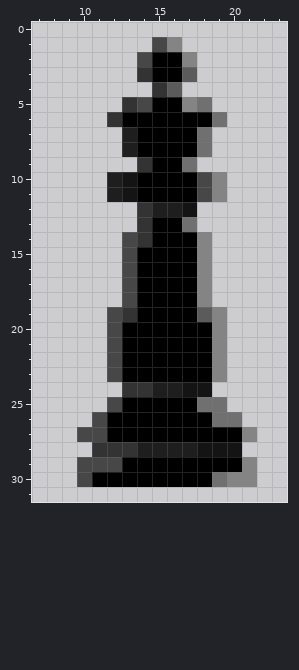
Pixel-art sprite: assets/textures/pieces/king_b.png. The picture above is the old version.
The file is 32x32 pixels. Colours within 5 levels of each other are drawn and written as one. Shown: x 7..23, y 0..31.
The result:
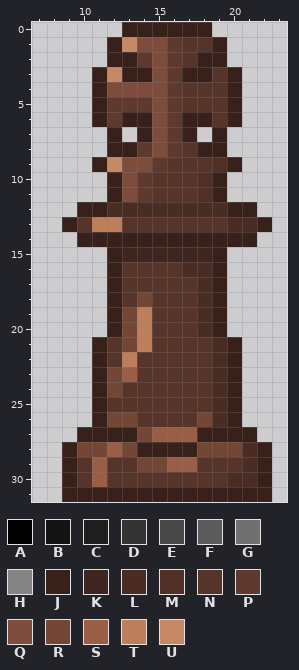
Palette (. is transparent): A #000000  B #141414  C #1e1e1e  D #333333  E #474747  F #5b5b5b  G #707070  H #848484  J #38211b  K #3f251f  L #492c24  M #4f2f26  N #56342a  P #5e392e  Q #7e4c3c  R #734636  S #9a5e46  T #bc7e5b  U #c68966
Changes in this commit:
@@ x 7..23 @@
- 0 .................
- 1 ........EH.......
- 2 .......EAAH......
- 3 .......DAAF......
- 4 ........DF.......
- 5 ......DEAAHG.....
- 6 .....DAAAAAAG....
- 7 ......CAAAAG.....
- 8 ......CAAAAG.....
- 9 .......DAAG......
-10 .....CBAAAAEH....
-11 .....CBAAAAEH....
-12 .......DCCB......
-13 .......DAAG......
-14 ......EDAAAH.....
-15 ......EAAAAH.....
-16 ......EAAAAH.....
-17 ......EAAAAH.....
-18 ......EAAAAH.....
-19 .....EDAAAAFH....
-20 .....EAAAAAAH....
-21 .....EAAAAAAH....
-22 .....EAAAAAAH....
-23 .....EAAAAAAH....
-24 ......DDCCBB.....
-25 .....EAAAAAGG....
-26 ....EAAAAAAAGG...
-27 ...EEAAAAAAAAAH..
-28 ....DDDCCCCBBB...
-29 ...EEEAAAAAAAAH..
-30 ...EAAAAAAAAGHH..
-31 .................
+ 0 ......JJJJJJ.....
+ 1 .....JUQQPNNJ....
+ 2 .....JJPQPNJJ....
+ 3 ....JUJJQPJJNJ...
+ 4 ....JQQQQPNNNJ...
+ 5 ....JPPPQPNNNJ...
+ 6 ....JPJJQPJJNJ...
+ 7 .....J.JQPJ.J....
+ 8 .....JJPQPNJJ....
+ 9 ....JUQQPNNNMJ...
+10 .....JQPNNNMJ....
+11 .....JQPNNNMJ....
+12 ...JJLLLLLLLLJJ..
+13 ..JNTTNNNNNNNLLJ.
+14 ...JJJJJJJJJJJJ..
+15 .....JKKKKKKJ....
+16 .....JNNNNLLJ....
+17 .....JNNNNNLJ....
+18 .....JNRNNNLJ....
+19 .....JRTNNNLJ....
+20 .....JRTNNNLJ....
+21 ....JNRTNNNNLJ...
+22 ....JNTNNNNNLJ...
+23 ....JRSNNNNNLJ...
+24 ....JRNNNNNNLJ...
+25 ....JNNNNNNNLJ...
+26 ....JRRNNNNRLJ...
+27 ...JJJJRSSSJJJJ..
+28 ..JRRSRJJJJRRRLJ.
+29 ..JNSNNRRSSNNNLJ.
+30 ..JNSNNNNNNNNLLJ.
+31 ..JJJJJJJJJJJJJJ.
